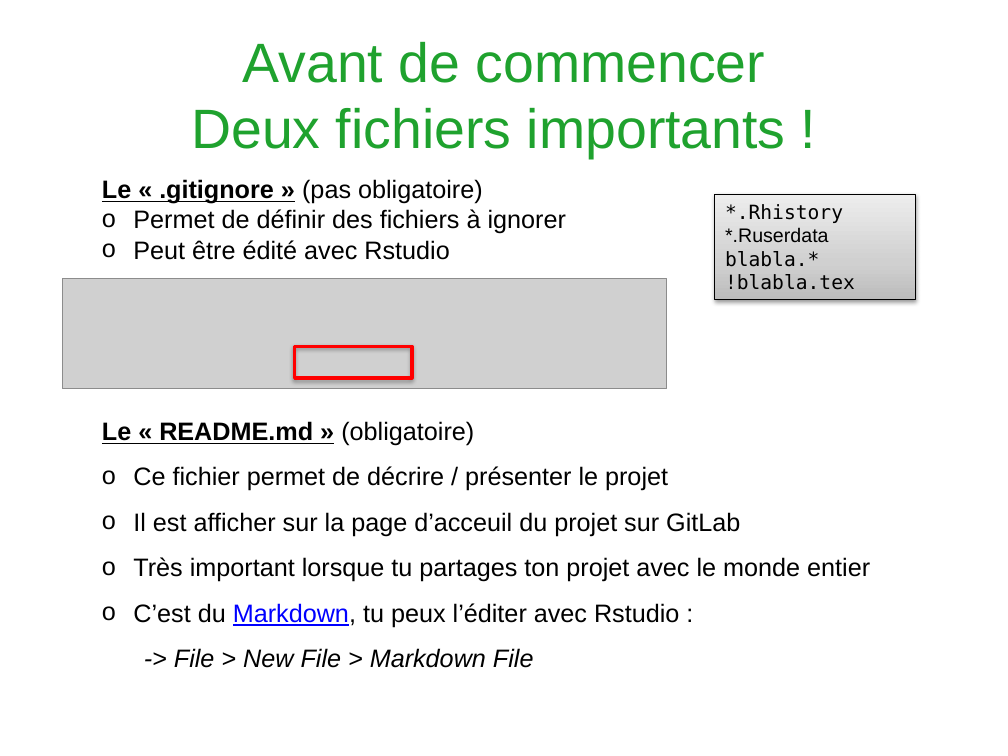
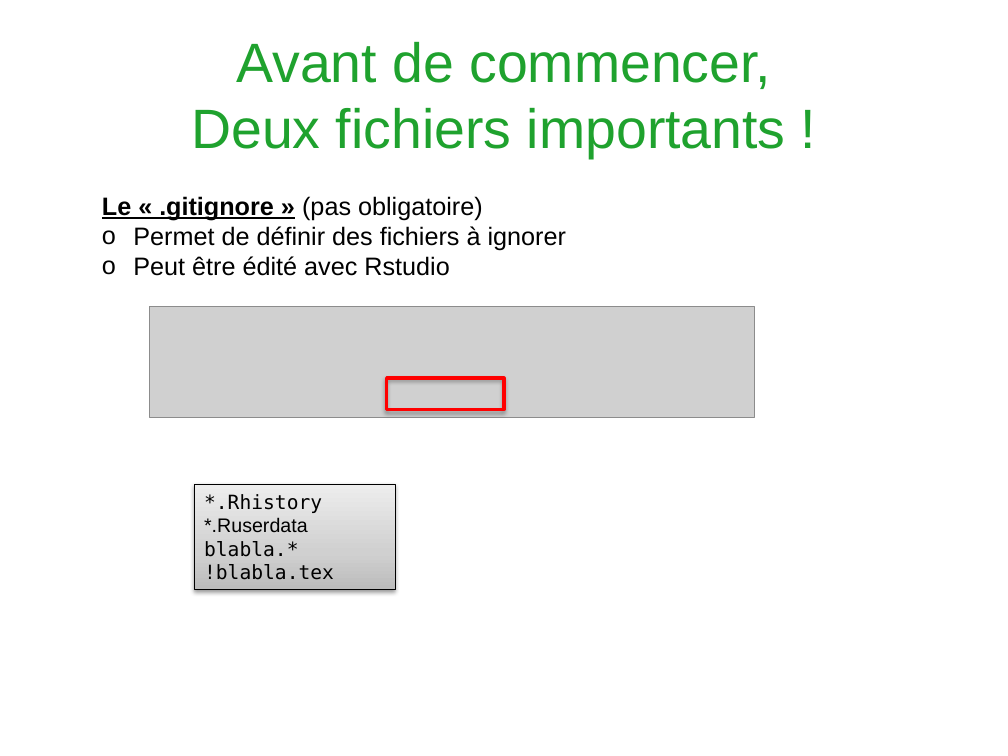
Before and after one commit to Heuclin/Git-sur-Rstudio, a slide deck: slide 14 of Présentation_gitlab_Rstudio.pptx. Drawn at 1008x756 pixels with LibreOffice and Linux fonts; fonts in the diff are those of the drawing; grey boxes stand for pictures; background and template pictures are left out. Boxes give left, top, right and bottom in pixels: in the first picture for what was removed or moved away, otherwise in the second. Text is boxed around its words. In the diff, an @@ line names an element or a change of style, - is before the commit and + after.

Commit message:
Finalisation de la présentation et du README

```diff
--- a/Présentation_gitlab_Rstudio.pptx
+++ b/Présentation_gitlab_Rstudio.pptx
@@ title at bbox=[191, 42, 786, 159]: text changed @@
-Avant de commencer
-Deux fichiers importants !
+Avant de commencer,
+Deux fichiers importants !
@@ text "Le « .gitignore » (pas ...": place and size @@
-text "Le « .gitignore » (pas ..." at bbox=[102, 179, 870, 668]
+text "Le « .gitignore » (pas ..." at bbox=[102, 196, 566, 276]
@@ picture: place and size @@
-picture at bbox=[62, 278, 667, 389]
+picture at bbox=[149, 306, 754, 417]
@@ rectangle: place and size @@
-rectangle at bbox=[294, 347, 412, 378]
+rectangle at bbox=[386, 378, 504, 409]
@@ text at bbox=[102, 421, 870, 668]: paragraphs removed @@
-Le « README.md » (obligatoire)
-o Ce fichier permet de décrire / présenter le projet
-o Il est afficher sur la page d’acceuil du projet sur GitLab
-o Très important lorsque tu partages ton projet avec le monde entier
-o C’est du Markdown, tu peux l’éditer avec Rstudio :
--> File > New File > Markdown File
@@ rectangle "*.Rhistory": place and size @@
-rectangle "*.Rhistory" at bbox=[715, 195, 915, 299]
+rectangle "*.Rhistory" at bbox=[195, 484, 395, 589]
```
Also in this commit, not shown: 13 other slides changed, 1 slide added, 7 other files.
